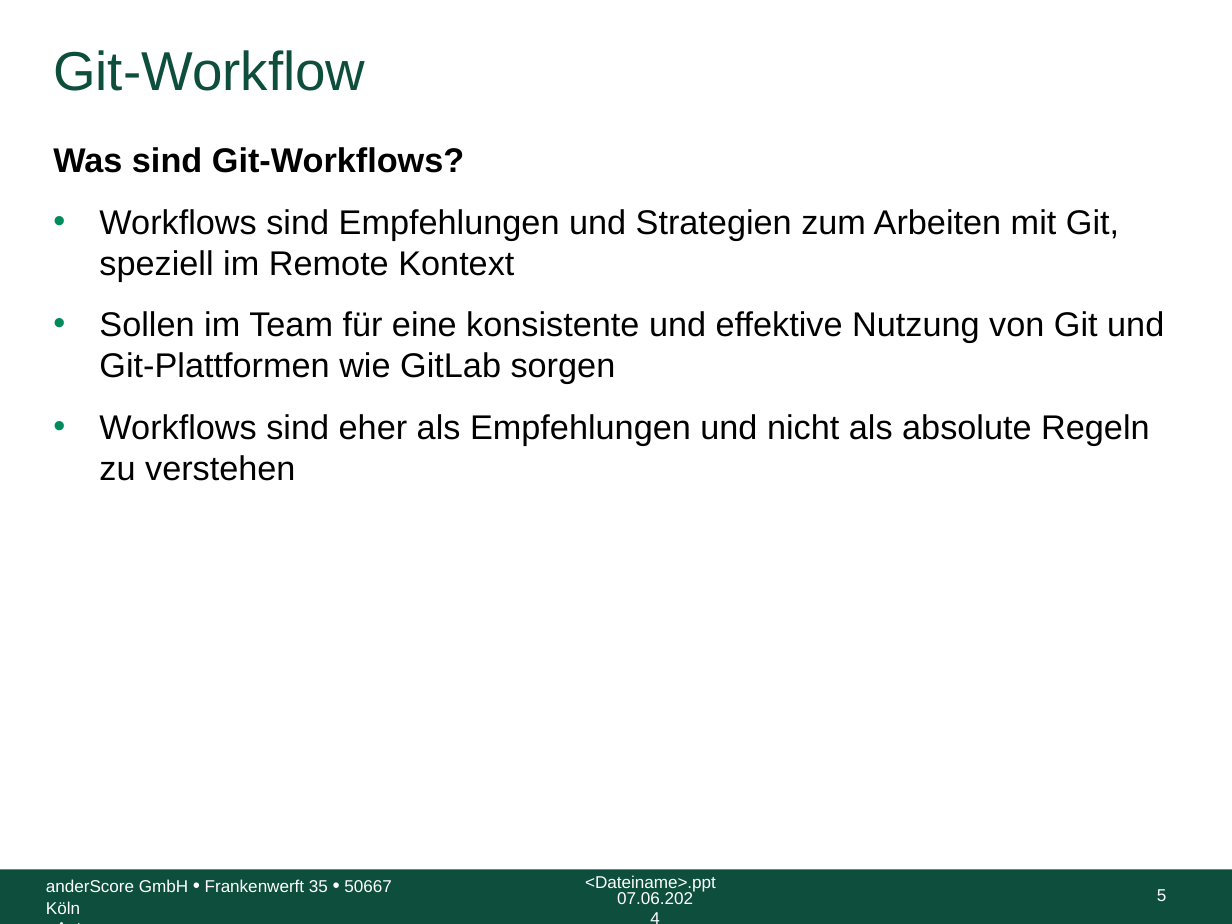
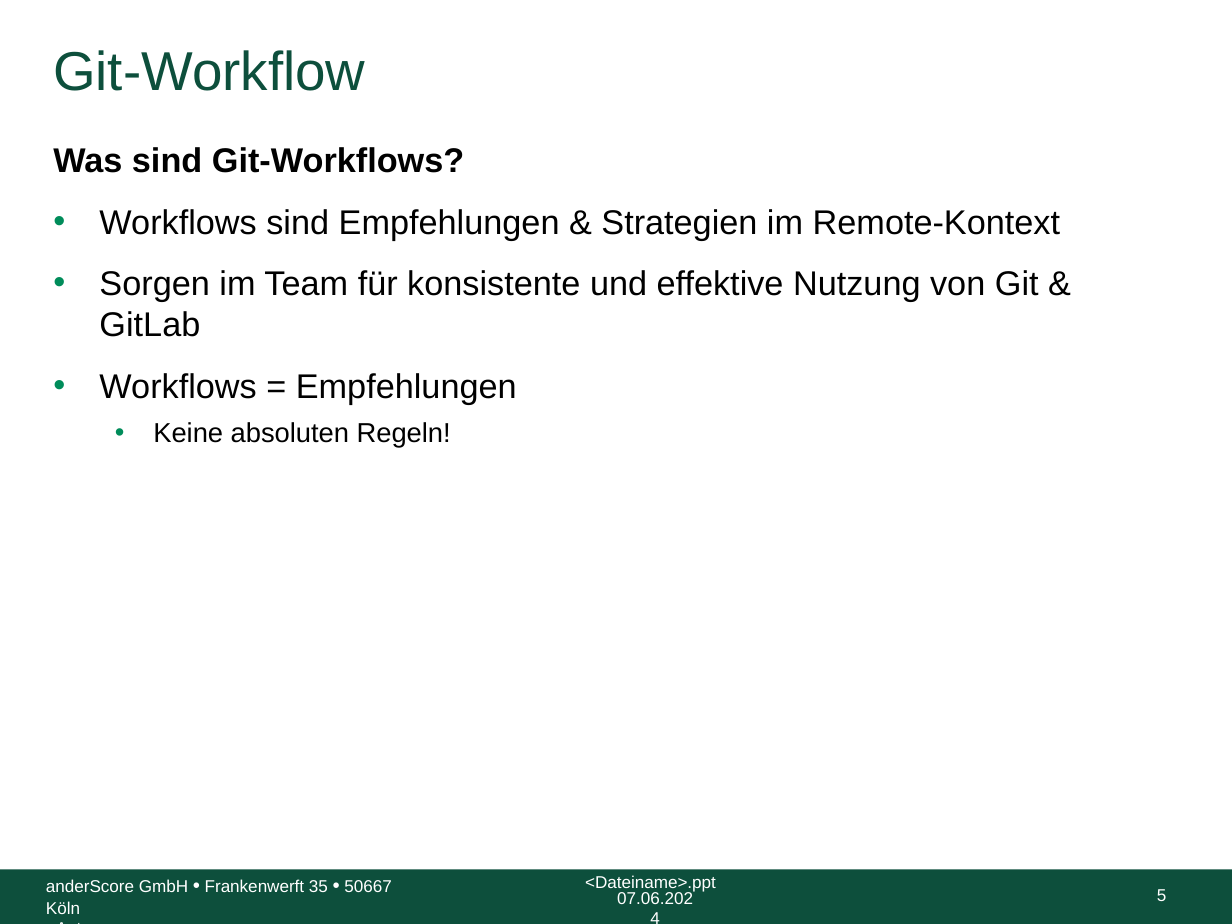
Before and after one commit to anderscore-gmbh/gitlab, a slide deck: slide 5 of slides/Tag-1_6-Git-Workflow-im-Team_Light.pptx. Drawn at 1232x924 pixels with LibreOffice and Linux fonts; fonts in the diff are those of the drawing; background and template pictures are left out. Boxes give left, top, right and bottom in pixels: in the first picture for what was removed or moved away, otherwise in the second. Text is boxed around its words. In the diff, an @@ line names an element or a change of style, - is before the commit and + after.

```diff
--- a/slides/Tag-1_6-Git-Workflow-im-Team_Light.pptx
+++ b/slides/Tag-1_6-Git-Workflow-im-Team_Light.pptx
@@ text at [99,209,1060,448]: text changed @@
-• Workflows sind Empfehlungen und Strategien zum Arbeiten mit Git, speziell im Remote Kontext
-• Sollen im Team für eine konsistente und effektive Nutzung von Git und Git-Plattformen wie GitLab sorgen
-• Workflows sind eher als Empfehlungen und nicht als absolute Regeln zu verstehen
+• Workflows sind Empfehlungen & Strategien im Remote-Kontext
+• Sorgen im Team für konsistente und effektive Nutzung von Git & GitLab
+• Workflows = Empfehlungen
+  • Keine absoluten Regeln!
```
Also in this commit, not shown: 7 other slides changed.
